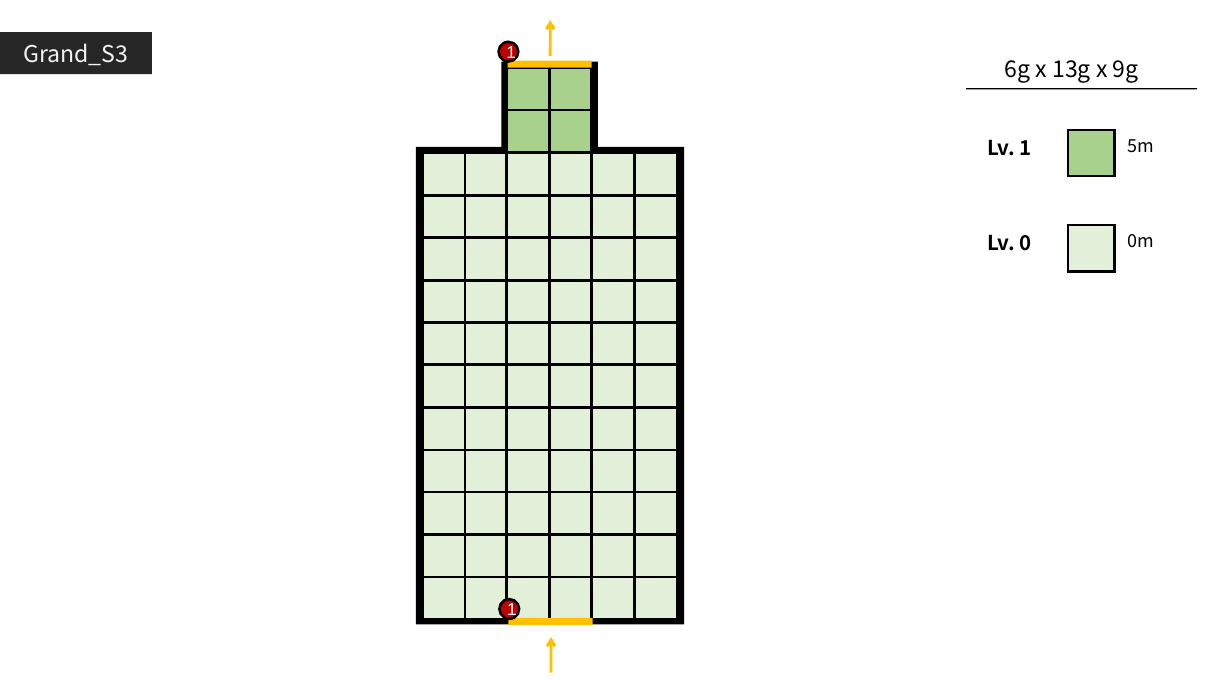
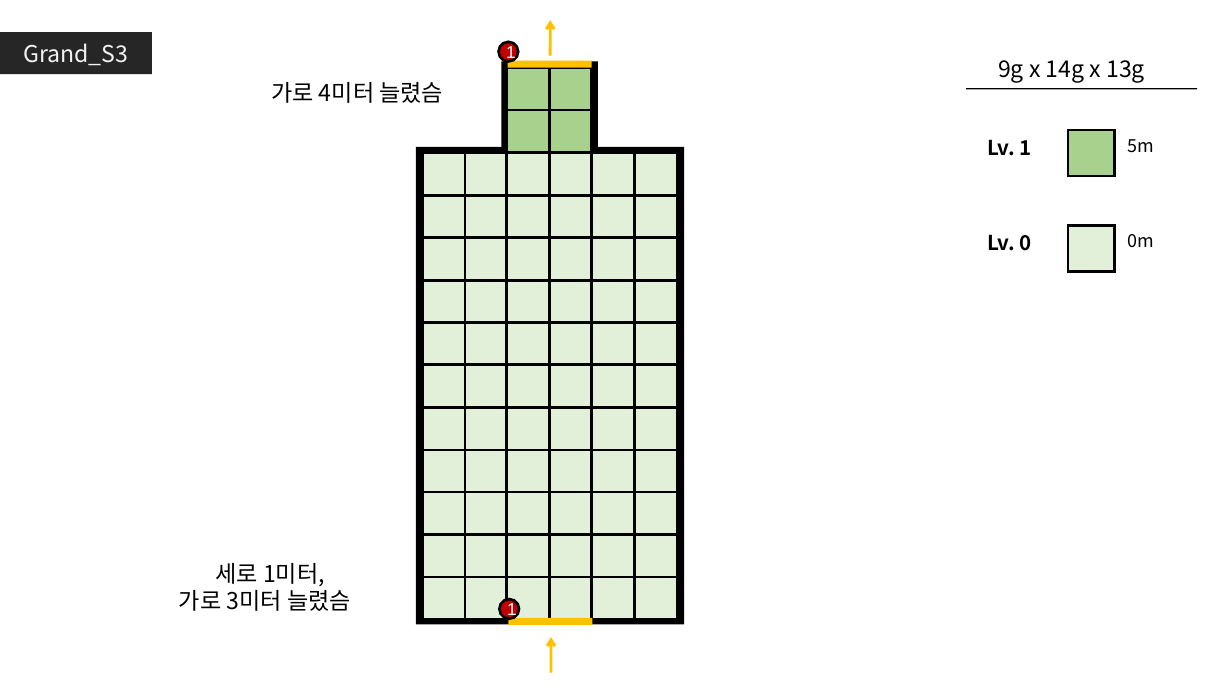
Before and after one commit to GGMGangsterHamster/GangsterHamster, a slide deck: slide 8 of Documents/LevelDesign/GrandStage/Grand_Stage.pptx. Drawn at 1232x693 pixels with LibreOffice and Linux fonts; fonts in the diff are those of the drawing. Boxes give left, top, right and bottom in pixels: in the first picture for what was removed or moved away, otherwise in the second. Text is boxed around its words. In the diff, an @@ line names an element or a change of style, - is before the commit and + after.

```diff
--- a/Documents/LevelDesign/GrandStage/Grand_Stage.pptx
+++ b/Documents/LevelDesign/GrandStage/Grand_Stage.pptx
@@ text added at [271,82,443,103], 18 pt, text #000000 @@
+가로 4미터 늘렸슴
@@ text at [998,60,1145,82]: text changed @@
-6g x 13g x 9g
+9g x 14g x 13g
@@ text added at [179,563,351,611], 18 pt, text #000000 @@
+세로 1미터,
+가로 3미터 늘렸슴
```
Also in this commit, not shown: 8 other slides changed, 31 other files.
